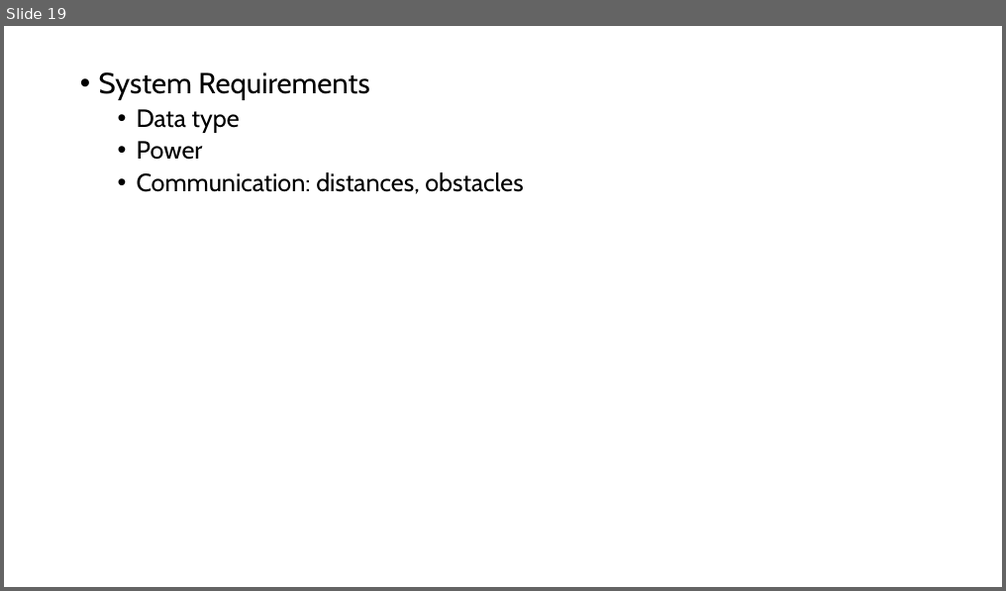
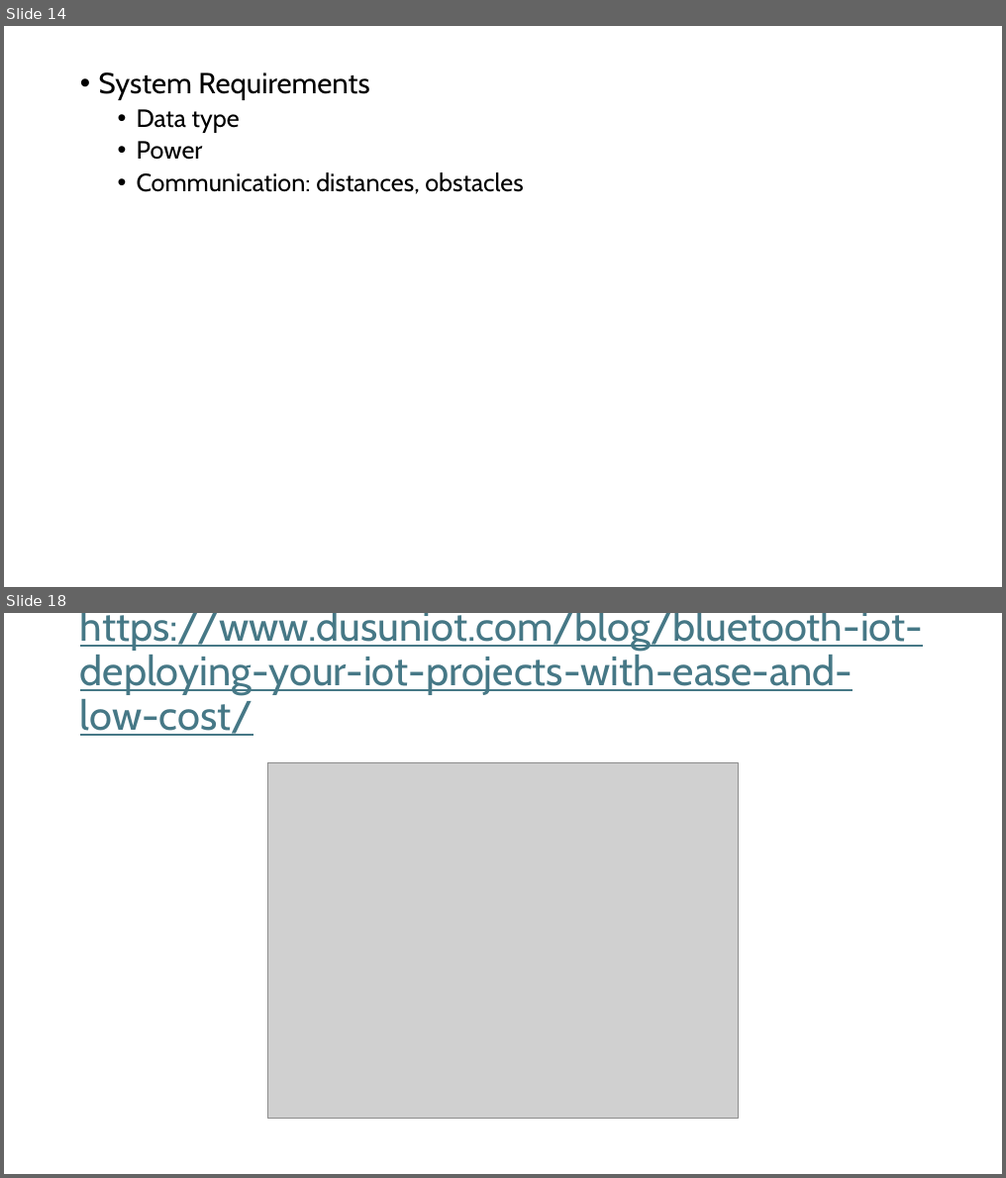
Before and after one commit to GXG-CS/on_device_learning, a slide deck: Swarm TinyML.pptx. Shown one above the other, each under a label of ours: slide 19 before the commit, slides 14 and 18 after it; the slides between them are not shown. The pictures are 1006x591 and 1006x1178 pixels, drawn with LibreOffice and Linux fonts; fonts in the diff are those of the drawing; grey boxes stand for pictures. Boxes give left, top, right and bottom in pixels: in the first picture for what was removed or moved away, otherwise in the second. Text is boxed around its words. In the diff, an @@ line names an element or a change of style, - is before the commit and + after.

```diff
--- a/Swarm TinyML.pptx
+++ b/Swarm TinyML.pptx
@@ slide 18 added at (x1=4, y1=613, x2=1002, y2=1174), background #FFFFFF @@
@@ title added at (x1=80, y1=613, x2=923, y2=736), 39.6 pt, text #467886, underline @@
+https://www.dusuniot.com/blog/bluetooth-iot-deploying-your-iot-projects-with-ease-and-low-cost/
@@ picture added at (x1=267, y1=762, x2=738, y2=1119) @@
@@ what was slide 19 is now slide 14 @@
```
Also in this commit, not shown: 1 slide changed, 4 other slides added, 13 slides removed.
